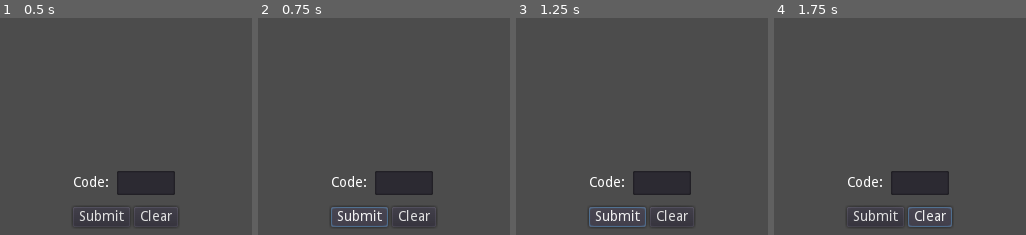
Above: before the commit, frames 1-4 (left to right).
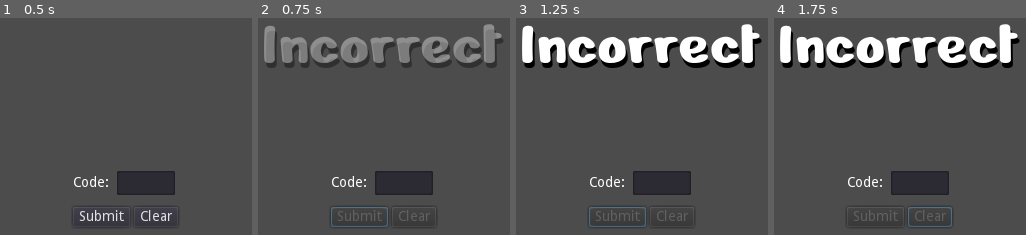
Above: after the commit, the same moments.

Repository: the-g-force/thanks-for-unlock
Game: Godot game, scene res://src/MainScene.tscn
Same seed, same stepped clock (60 frames per second), same inputs: the game is played once before the commit and once after it.
Inputs (mouse positions are in pixels of both pictures, inside the frame that each line leads up to):
- Up to frame 1 (0.5 s): no input
- Up to frame 2 (0.75 s): click "Submit" at 0.5 s
- Up to frame 3 (1.25 s): no input
- Up to frame 4 (1.75 s): click (930, 217) at 1.25 s, where only the run before the commit has a clickable "Clear"

Frame 1 is identical in both runs. In frame 2, 9.9% of the frame differs, in the area x 2-98%, y 2-94%; in frame 3, 11%; in frame 4, 11%.

Commit message:
Add failure message

Diff:
--- a/project/project.godot
+++ b/project/project.godot
@@ -18,10 +18,6 @@
 config/name="Thanks-for-Escape"
 run/main_scene="res://src/MainScene.tscn"
 config/icon="res://icon.png"
-
-[autoload]
-
-Gamestats="*res://src/Gamestats.gd"
 
 [display]
 
--- a/project/src/MainScene.gd
+++ b/project/src/MainScene.gd
@@ -2,8 +2,12 @@
 
 export var SOLUTION := "6543"
 
-onready var _code_edit := $VBoxContainer/HBoxContainer/CodeEdit
-
+onready var _code_edit := $CodeEntryBox/HBoxContainer/CodeEdit
+onready var _buttons = [
+	$CodeEntryBox/ButtonBox/SubmitButton,
+	$CodeEntryBox/ButtonBox/ClearButton
+]
+onready var _animation_player := $AnimationPlayer
 
 func _on_ClearButton_pressed():
 	_code_edit.text = ""
@@ -13,4 +17,15 @@
 	if _code_edit.text == SOLUTION:
 		print("Correct")
 	else:
-		print("Incorrect")
+		_animation_player.play("Incorrect")
+
+func _disable_input():
+	for element in _buttons:
+		var button := element as Button
+		button.disabled = true
+
+
+func _enable_input():
+	for element in _buttons:
+		var button := element as Button
+		button.disabled = false
--- a/project/src/MainScene.tscn
+++ b/project/src/MainScene.tscn
@@ -1,6 +1,44 @@
-[gd_scene load_steps=2 format=2]
+[gd_scene load_steps=5 format=2]
 
 [ext_resource path="res://src/MainScene.gd" type="Script" id=1]
+[ext_resource path="res://assets/fonts/Nerko_One/NerkoOne-Regular.ttf" type="DynamicFontData" id=2]
+
+[sub_resource type="DynamicFont" id=1]
+size = 64
+font_data = ExtResource( 2 )
+
+[sub_resource type="Animation" id=2]
+resource_name = "Incorrect"
+length = 2.0
+tracks/0/type = "method"
+tracks/0/path = NodePath(".")
+tracks/0/interp = 1
+tracks/0/loop_wrap = true
+tracks/0/imported = false
+tracks/0/enabled = true
+tracks/0/keys = {
+"times": PoolRealArray( 0, 2 ),
+"transitions": PoolRealArray( 1, 1 ),
+"values": [ {
+"args": [  ],
+"method": "_disable_input"
+}, {
+"args": [  ],
+"method": "_enable_input"
+} ]
+}
+tracks/1/type = "value"
+tracks/1/path = NodePath("FailureLabel:modulate")
+tracks/1/interp = 1
+tracks/1/loop_wrap = true
+tracks/1/imported = false
+tracks/1/enabled = true
+tracks/1/keys = {
+"times": PoolRealArray( 0, 0.5, 1.5, 2 ),
+"transitions": PoolRealArray( 1, 1, 1, 1 ),
+"update": 0,
+"values": [ Color( 1, 1, 1, 0 ), Color( 1, 1, 1, 1 ), Color( 1, 1, 1, 1 ), Color( 1, 1, 1, 0 ) ]
+}
 
 [node name="MainScene" type="Control"]
 anchor_right = 1.0
@@ -10,7 +48,7 @@
 "_edit_use_anchors_": false
 }
 
-[node name="VBoxContainer" type="VBoxContainer" parent="."]
+[node name="CodeEntryBox" type="VBoxContainer" parent="."]
 anchor_left = 0.5
 anchor_top = 0.5
 anchor_right = 0.5
@@ -24,26 +62,26 @@
 "_edit_use_anchors_": false
 }
 
-[node name="HBoxContainer" type="HBoxContainer" parent="VBoxContainer"]
+[node name="HBoxContainer" type="HBoxContainer" parent="CodeEntryBox"]
 margin_right = 105.0
 margin_bottom = 24.0
 __meta__ = {
 "_edit_use_anchors_": false
 }
 
-[node name="Label" type="Label" parent="VBoxContainer/HBoxContainer"]
+[node name="Label" type="Label" parent="CodeEntryBox/HBoxContainer"]
 margin_top = 5.0
 margin_right = 40.0
 margin_bottom = 19.0
 text = "Code: "
 
-[node name="CodeEdit" type="LineEdit" parent="VBoxContainer/HBoxContainer"]
+[node name="CodeEdit" type="LineEdit" parent="CodeEntryBox/HBoxContainer"]
 margin_left = 44.0
 margin_right = 102.0
 margin_bottom = 24.0
 max_length = 4
 
-[node name="ButtonBox" type="HBoxContainer" parent="VBoxContainer"]
+[node name="ButtonBox" type="HBoxContainer" parent="CodeEntryBox"]
 margin_top = 36.0
 margin_right = 105.0
 margin_bottom = 56.0
@@ -51,15 +89,35 @@
 "_edit_use_anchors_": false
 }
 
-[node name="SubmitButton" type="Button" parent="VBoxContainer/ButtonBox"]
+[node name="SubmitButton" type="Button" parent="CodeEntryBox/ButtonBox"]
 margin_right = 57.0
 margin_bottom = 20.0
 text = "Submit"
 
-[node name="ClearButton" type="Button" parent="VBoxContainer/ButtonBox"]
+[node name="ClearButton" type="Button" parent="CodeEntryBox/ButtonBox"]
 margin_left = 61.0
 margin_right = 105.0
 margin_bottom = 20.0
 text = "Clear"
-[connection signal="pressed" from="VBoxContainer/ButtonBox/SubmitButton" to="." method="_on_SubmitButton_pressed"]
-[connection signal="pressed" from="VBoxContainer/ButtonBox/ClearButton" to="." method="_on_ClearButton_pressed"]
+
+[node name="FailureLabel" type="Label" parent="."]
+modulate = Color( 1, 1, 1, 0 )
+anchor_left = 0.5
+anchor_right = 0.5
+margin_left = -121.0
+margin_top = 110.309
+margin_right = 121.0
+margin_bottom = 189.309
+custom_fonts/font = SubResource( 1 )
+custom_colors/font_color_shadow = Color( 0, 0, 0, 1 )
+custom_constants/shadow_offset_x = 2
+custom_constants/shadow_offset_y = 5
+text = "Incorrect"
+__meta__ = {
+"_edit_use_anchors_": false
+}
+
+[node name="AnimationPlayer" type="AnimationPlayer" parent="."]
+anims/Incorrect = SubResource( 2 )
+[connection signal="pressed" from="CodeEntryBox/ButtonBox/SubmitButton" to="." method="_on_SubmitButton_pressed"]
+[connection signal="pressed" from="CodeEntryBox/ButtonBox/ClearButton" to="." method="_on_ClearButton_pressed"]
Binary file added: project/assets/fonts/Nerko_One/NerkoOne-Regular.ttf
Not shown, added: project/assets/fonts/Nerko_One/OFL.txt
Not shown, changed: README.md
